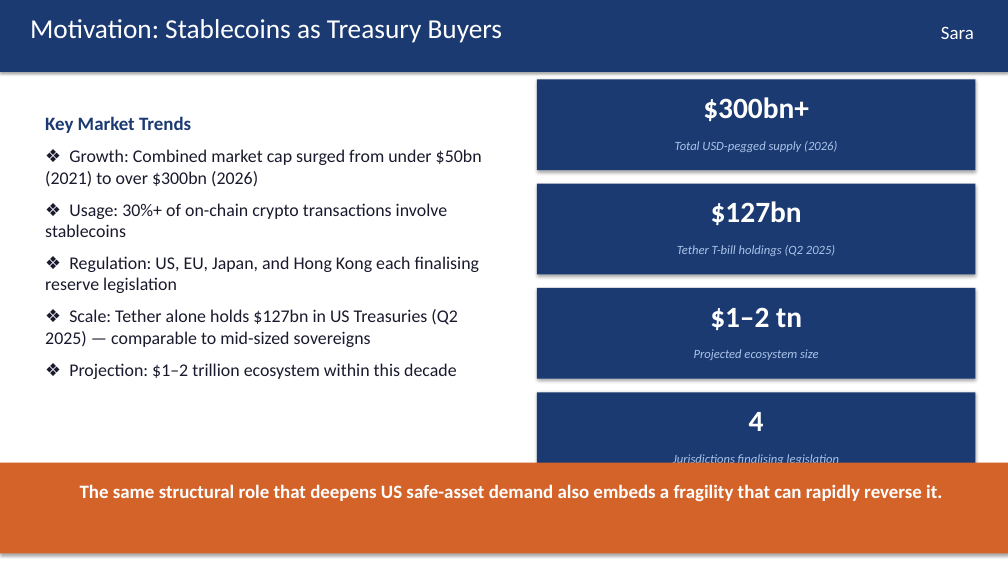
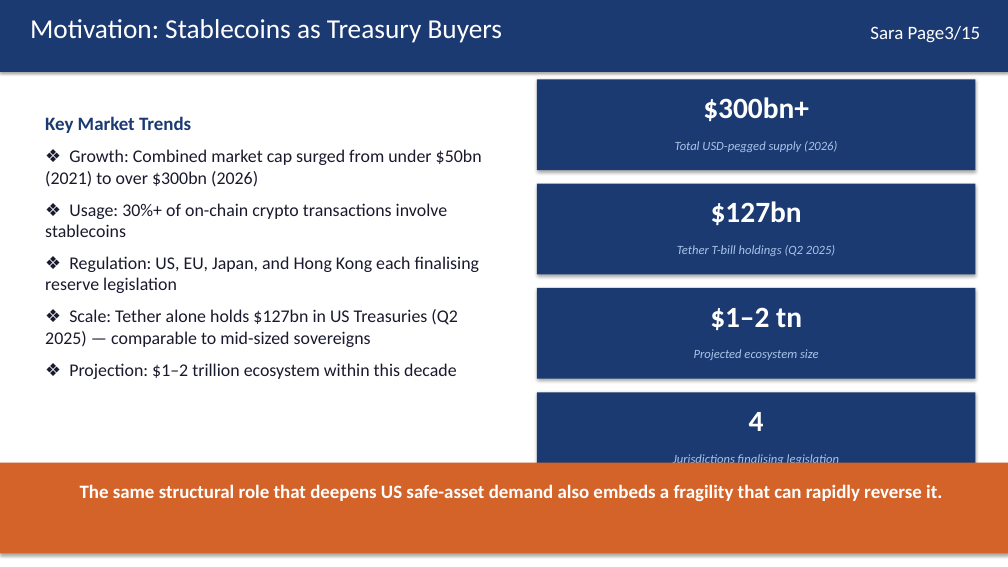
Before and after one commit to kimmireu0921/Stablecoins-and-the-Exorbitant-Privilege, a slide deck: slide 3 of FINAL_0512_Stablecoin_Exorbitant_Privilege.pptx. Drawn at 1008x567 pixels with LibreOffice and Linux fonts; fonts in the diff are those of the drawing. Boxes give left, top, right and bottom in pixels: in the first picture for what was removed or moved away, otherwise in the second. Text is boxed around its words. In the diff, an @@ line names an element or a change of style, - is before the commit and + after.

```diff
--- a/FINAL_0512_Stablecoin_Exorbitant_Privilege.pptx
+++ b/FINAL_0512_Stablecoin_Exorbitant_Privilege.pptx
@@ text at (870,26,981,43): text changed @@
-Sara
+Sara Page3/15
```
Also in this commit, not shown: 12 other slides changed.
